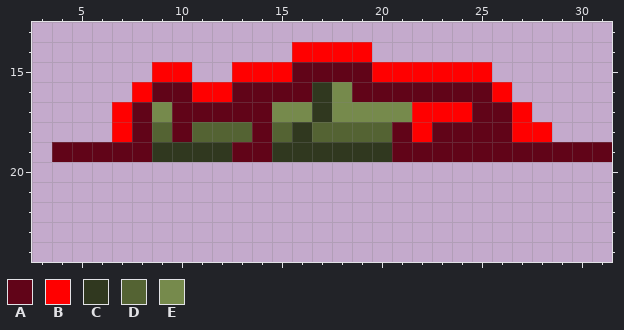
File history of a pixel-art sprite, source/core/assets/images/Enemy_Assets/SmallEnemy/dead_enemy.png. The picture above was drawn from the file before the commit.
The file is 32x32 pixels. Shown: x 3..31, y 13..24.
Palette (. is transparent): A #610418  B #ff0000  C #30381f  D #546333  E #768a4c
Pixels before, first column x 4:
14 ............BBBB............
15 .....BB..BBBAAAABBBBBB......
16 ....BAABBAAAACEAAAAAAAB.....
17 ...BAEAAAAAEECEEEEBBBAAB....
18 ...BADADDDADCDDDDABAAAABB...
19 AAAAACCCCAACCCCCCAAAAAAAAAAA
And afterwards:
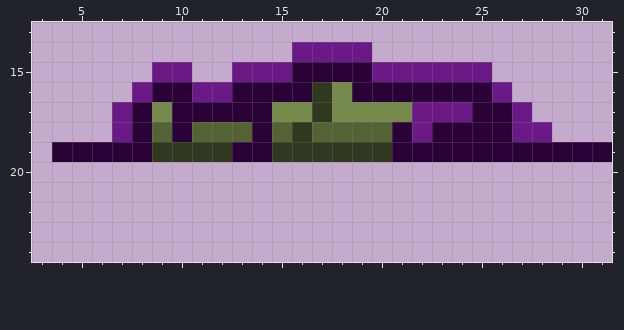
The commit says: Tough large enemy partially implemented
What changed:
Colour A changes from #610418 to #2b0238.
Colour B changes from #ff0000 to #6b1986.
